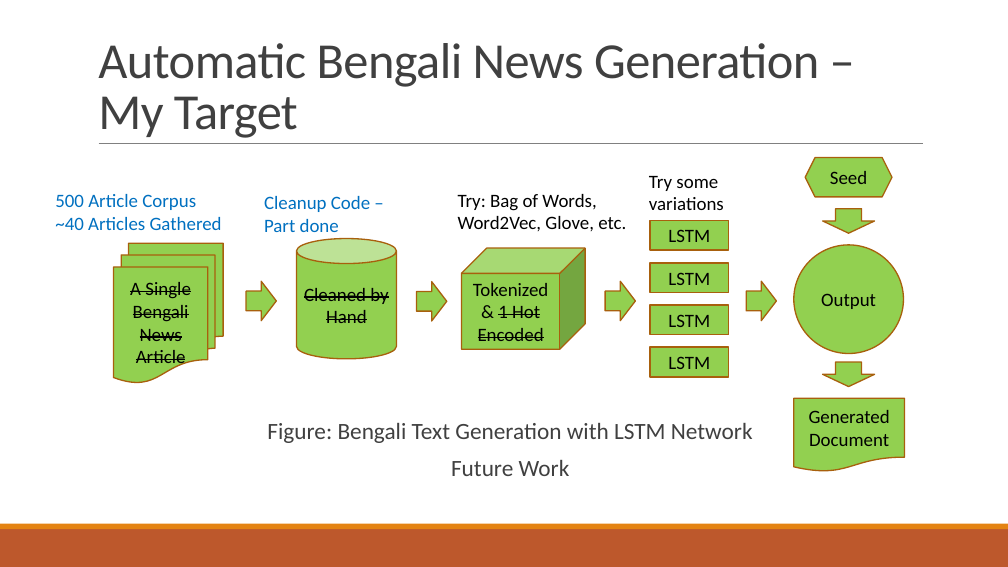
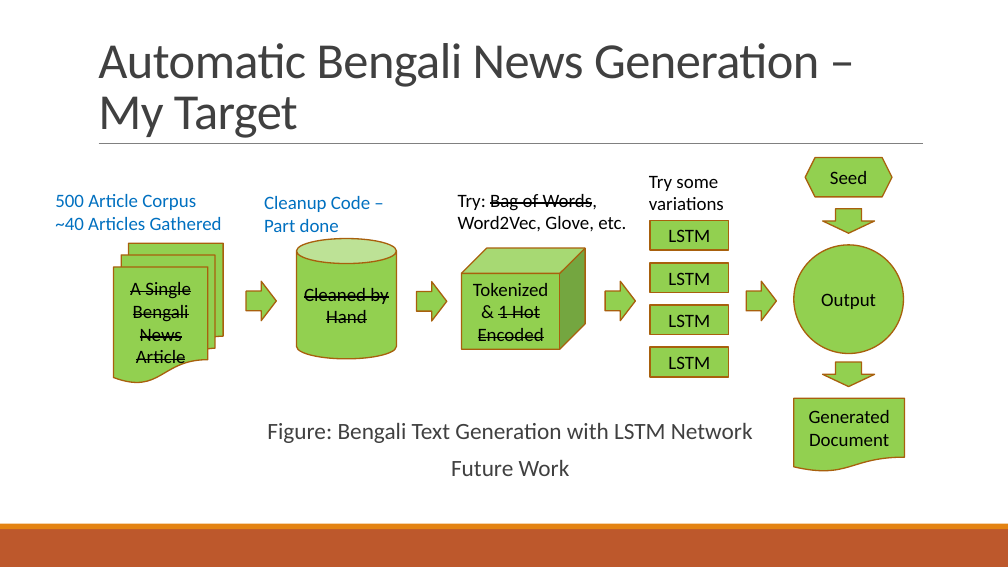
Before and after one commit to minhazul-alam/News_Gen, a slide deck: slide 4 of Minhaz/Automatic_Bengali_News_Generation.pptx. Drawn at 1008x567 pixels with LibreOffice and Linux fonts; fonts in the diff are those of the drawing. Boxes give left, top, right and bottom in pixels: in the first picture for what was removed or moved away, otherwise in the second. Text is boxed around its words. In the diff, an @@ line names an element or a change of style, - is before the commit and + after.

```diff
--- a/Minhaz/Automatic_Bengali_News_Generation.pptx
+++ b/Minhaz/Automatic_Bengali_News_Generation.pptx
@@ text "Try: Bag of Words, Word2Vec, ..." at box(458, 194, 626, 231): strikethrough on in "Bag of Words," @@
```
